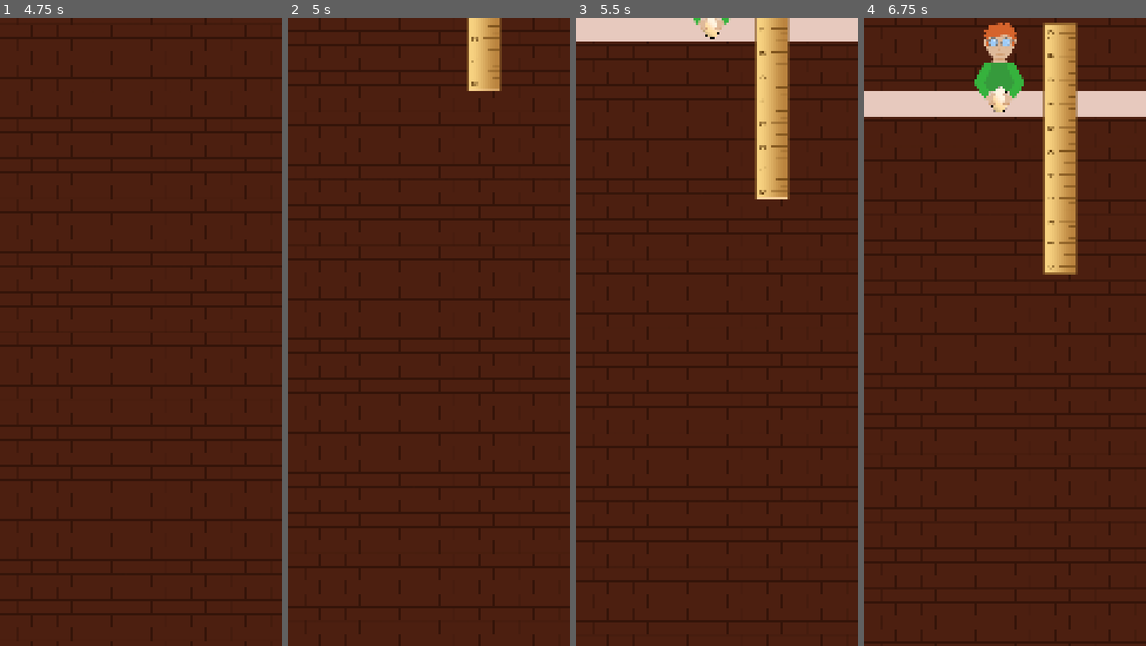
Above: before the commit, frames 1-4 (left to right).
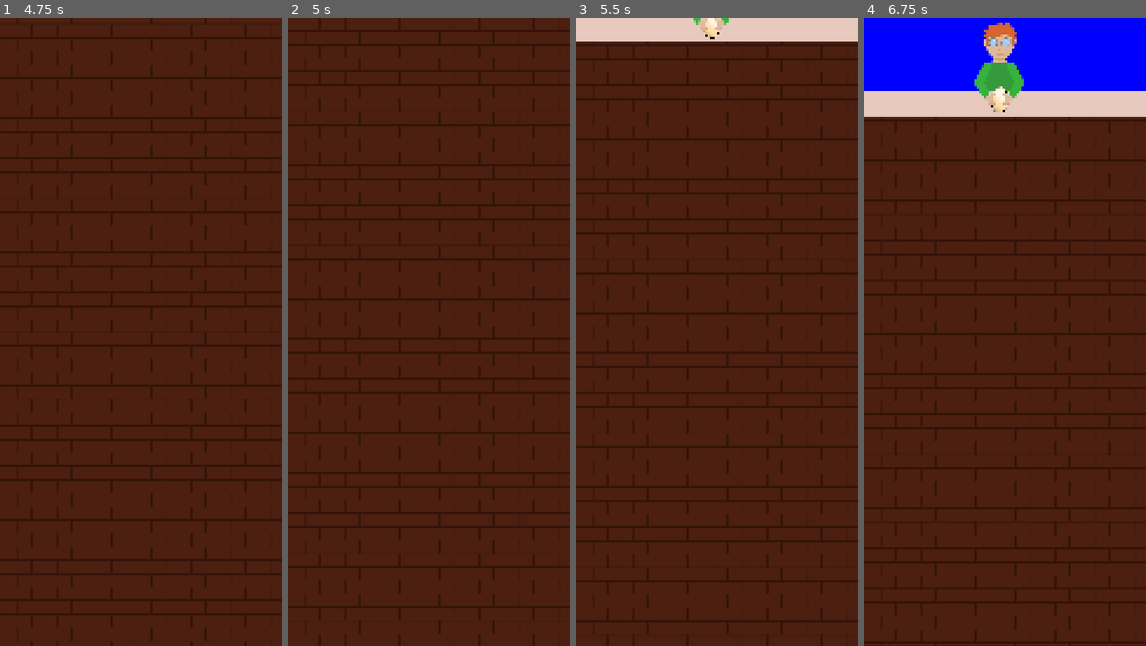
Above: after the commit, the same moments.

Repository: KaratePikachu/egg-drop
Game: Godot game, scene res://ui/main_menu/main_menu.tscn
Two runs of this game, one before a commit and one after it. Both use one fixed random seed, a clock stepped at 60 frames per second and the inputs below. The project has no main scene, so this scene is started directly. The engine's default icon, where the game draws it, is replaced by a stand-in: a white triangle on a blue panel in a dark square.
Inputs (mouse positions are in pixels of both pictures, inside the frame that each line leads up to):
- Up to frame 1 (4.75 s): click "Start" at 0.5 s; click "1" at 1.25 s; click "2" at 2 s; tap Enter at 2.75 s; move the mouse to (203, 300) at 2.77 s; hold S (right_bomb) 2.78-3.53 s; tap T (bottom_bomb) at 2.85 s; move the mouse to (84, 363) at 3.52 s; hold W (left_bomb) 3.53-4.28 s; click (84, 363) at 3.6 s; move the mouse to (169, 193) at 4.27 s; hold S (right_bomb) from 4.28 s (still down); hold Mouse wheel down (scroll_down) from 4.28 s (still down)
- Up to frame 2 (5 s): keep holding S (right_bomb); keep holding Mouse wheel down (scroll_down)
- Up to frame 3 (5.5 s): keep holding S (right_bomb); move the mouse to (702, 457) at 5.02 s; release Mouse wheel down (scroll_down) at 5.03 s; tap Mouse wheel up (scroll_up) at 5.1 s
- Up to frame 4 (6.75 s): move the mouse to (1089, 426) at 5.77 s; release S (right_bomb) at 5.78 s; hold W (left_bomb) from 5.78 s (still down); tap T (bottom_bomb) at 5.85 s; move the mouse to (920, 237) at 6.52 s; click (920, 237) at 6.6 s

Frame 1 is identical in both runs. In frame 2, 1.5% of the frame differs, in the area x 63-76%, y 0-12%; in frame 3, 3.6%; in frame 4, 14%, in the area x 0-100%, y 0-41%.

Commit message:
Delete ruler

Diff:
--- a/level/level.gd
+++ b/level/level.gd
@@ -164,7 +164,10 @@
 		return
 
 
+	print(egg.velocity.y," ",egg.parachute_terminal_velocity + 10)
 	if egg.velocity.y <= egg.parachute_terminal_velocity + 10:
 		$CanvasLayer/LevelEnd.appear()
 	else:
 		egg.death()
+
+	egg.land(false)
--- a/level/levels/level_1.tscn
+++ b/level/levels/level_1.tscn
@@ -5,7 +5,6 @@
 [ext_resource type="Resource" uid="uid://b36e0deyggd1c" path="res://modifications/basic_umbrella.tres" id="3_wg4fv"]
 [ext_resource type="Resource" uid="uid://c42aj75jikx0v" path="res://modifications/left_fan.tres" id="4_blww0"]
 [ext_resource type="Resource" uid="uid://cl2eps1bbxd0l" path="res://modifications/right_fan.tres" id="5_lemno"]
-[ext_resource type="Texture2D" uid="uid://cvbm652v6jwfp" path="res://test/ruler-icon-28.png" id="8_lemno"]
 
 [node name="Level1" unique_id=1976594912 instance=ExtResource("1_roo1r")]
 level_number = 1
@@ -18,9 +17,3 @@
 
 [node name="WinFloor" parent="." index="3" unique_id=1248466689]
 position = Vector2(0, 10000)
-
-[node name="Sprite2D" parent="." index="9" unique_id=967029778]
-z_index = 0
-position = Vector2(1116, 1264)
-scale = Vector2(5.015625, 5.015625)
-texture = ExtResource("8_lemno")
--- a/level/levels/level_2.tscn
+++ b/level/levels/level_2.tscn
@@ -2,7 +2,6 @@
 
 [ext_resource type="PackedScene" uid="uid://cpg0ctscpw0h5" path="res://level/level.tscn" id="1_8pmo6"]
 [ext_resource type="PackedScene" uid="uid://dddb54taxyof4" path="res://obstacles/shark/shark.tscn" id="2_s8rxg"]
-[ext_resource type="Texture2D" uid="uid://cvbm652v6jwfp" path="res://test/ruler-icon-28.png" id="3_8ctxq"]
 
 [node name="Level2" unique_id=1976594912 instance=ExtResource("1_8pmo6")]
 
@@ -93,12 +92,6 @@
 [node name="Warning" parent="Shark10" index="0" unique_id=1683182662]
 position = Vector2(0, -10685)
 
-[node name="Sprite2D" parent="." index="23" unique_id=967029778]
-z_index = 0
-position = Vector2(1116, 1264)
-scale = Vector2(5.015625, 5.015625)
-texture = ExtResource("3_8ctxq")
-
 [editable path="Shark"]
 [editable path="Shark2"]
 [editable path="Shark3"]
--- a/level/levels/level_3.tscn
+++ b/level/levels/level_3.tscn
@@ -9,17 +9,17 @@
 [node name="WinFloor" parent="." index="3" unique_id=1248466689]
 position = Vector2(0, 12000)
 
-[node name="Wind" parent="." index="10" unique_id=1209714576 instance=ExtResource("3_nr4ye")]
+[node name="Wind" parent="." index="9" unique_id=1209714576 instance=ExtResource("3_nr4ye")]
 position = Vector2(1193, 3129)
 wind_speed = 20.0
 size = Vector2(4000, 1000)
 
-[node name="Wind2" parent="." index="11" unique_id=611723576 instance=ExtResource("3_nr4ye")]
+[node name="Wind2" parent="." index="10" unique_id=611723576 instance=ExtResource("3_nr4ye")]
 position = Vector2(-118, 5356)
 size = Vector2(4000, 1000)
 
-[node name="FatGuy" parent="." index="12" unique_id=2111557991 instance=ExtResource("3_se3ff")]
+[node name="FatGuy" parent="." index="11" unique_id=2111557991 instance=ExtResource("3_se3ff")]
 position = Vector2(1418, 1697)
 
-[node name="FatGuy2" parent="." index="13" unique_id=1166130785 instance=ExtResource("3_se3ff")]
+[node name="FatGuy2" parent="." index="12" unique_id=1166130785 instance=ExtResource("3_se3ff")]
 position = Vector2(-352, 4247)
--- a/ui/level_end/level_end.gd
+++ b/ui/level_end/level_end.gd
@@ -2,7 +2,7 @@
 class_name EndScreen
 
 @export var level: Level
-@export var did_win: bool
+@export var did_win: bool = true
 
 func _ready() -> void:
 	hide()
